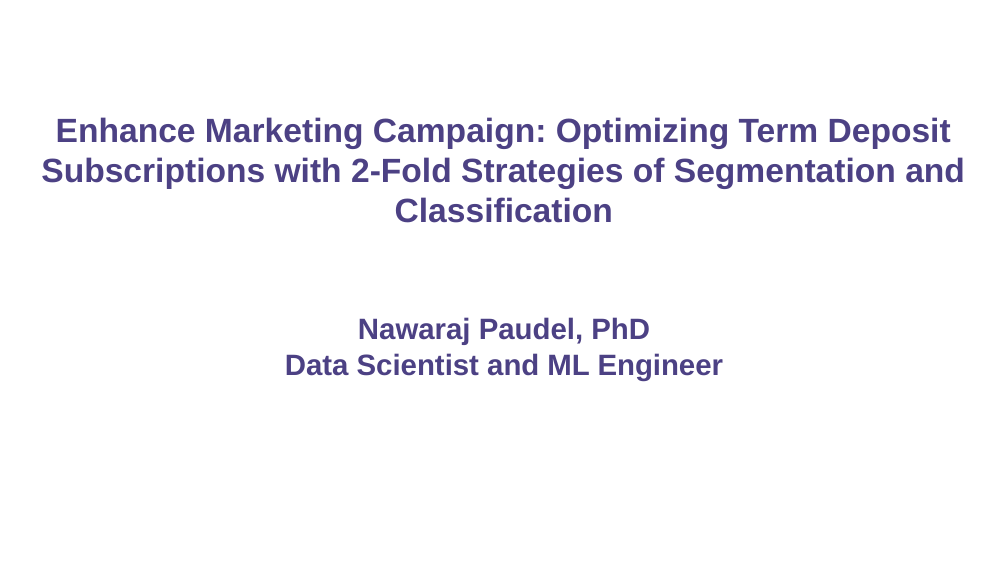
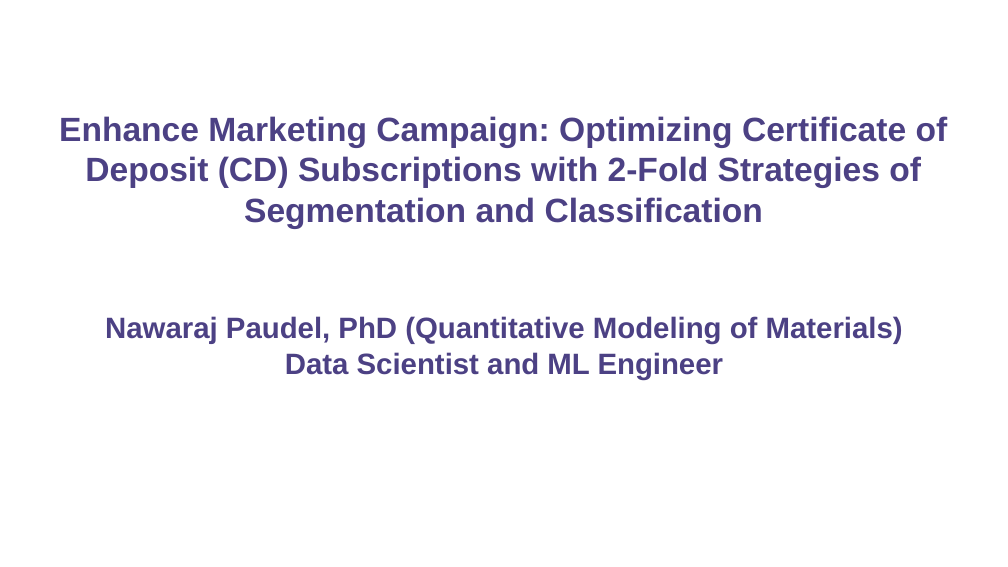
Before and after one commit to newking9088/marketing_campaign_customer_segmentation_classification, a slide deck: slide 1 of Executive Summary Powerpoint/bank_marketing_campaign_customer-segmentation_classification.pptx. Drawn at 1008x567 pixels with LibreOffice and Linux fonts; fonts in the diff are those of the drawing. Boxes give left, top, right and bottom in pixels: in the first picture for what was removed or moved away, otherwise in the second. Text is boxed around its words. In the diff, an @@ line names an element or a change of style, - is before the commit and + after.

```diff
--- a/Executive Summary Powerpoint/bank_marketing_campaign_customer-segmentation_classification.pptx
+++ b/Executive Summary Powerpoint/bank_marketing_campaign_customer-segmentation_classification.pptx
@@ text "Enhance Marketing Campaign: Optimizing Certificate ...": place and size @@
-text "Enhance Marketing Campaign: Optimizing Certificate ..." at (41,117,965,380)
+text "Enhance Marketing Campaign: Optimizing Certificate ..." at (59,116,948,380)
@@ text at (59,116,948,344): text changed @@
-Enhance Marketing Campaign: Optimizing Term Deposit Subscriptions with 2-Fold Strategies of Segmentation and Classification
-Nawaraj Paudel, PhD
+Enhance Marketing Campaign: Optimizing Certificate of Deposit (CD) Subscriptions with 2-Fold Strategies of Segmentation and Classification
+Nawaraj Paudel, PhD (Quantitative Modeling of Materials)
```
Also in this commit, not shown: 1 other slide changed, 18 slides added.
